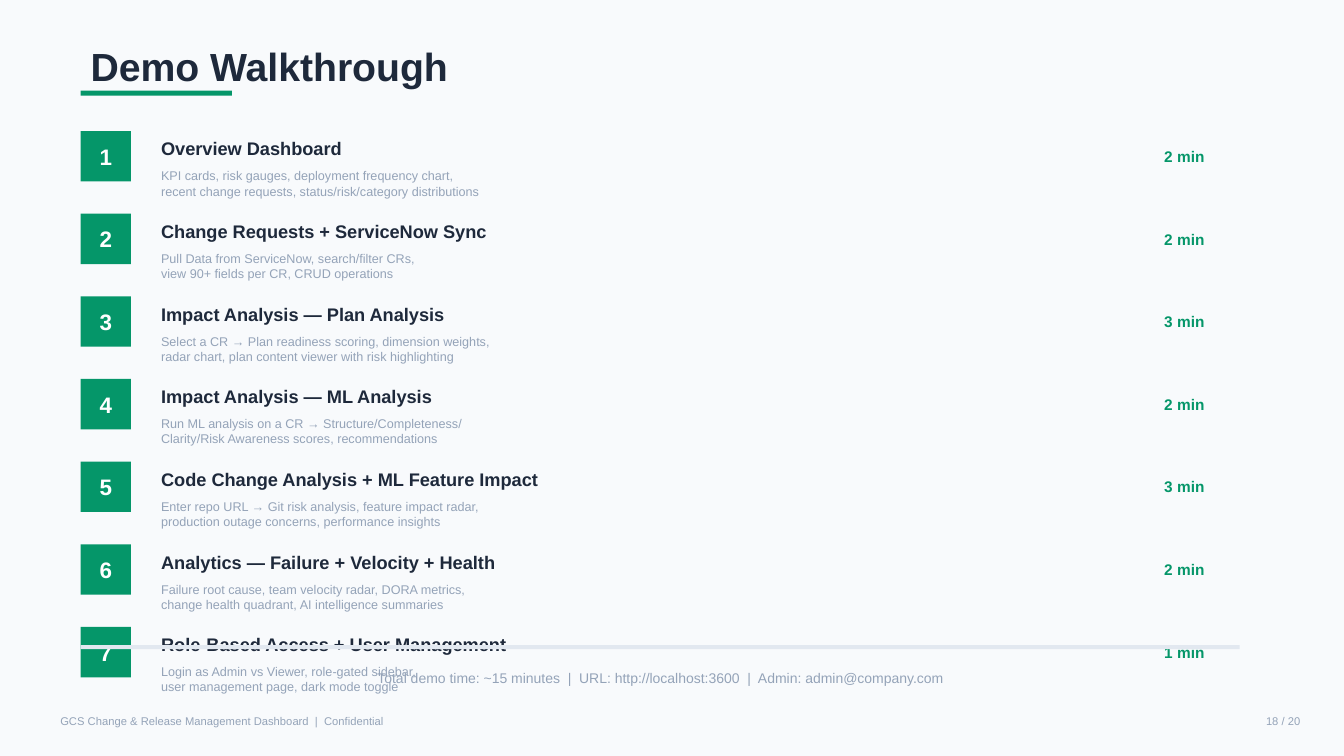
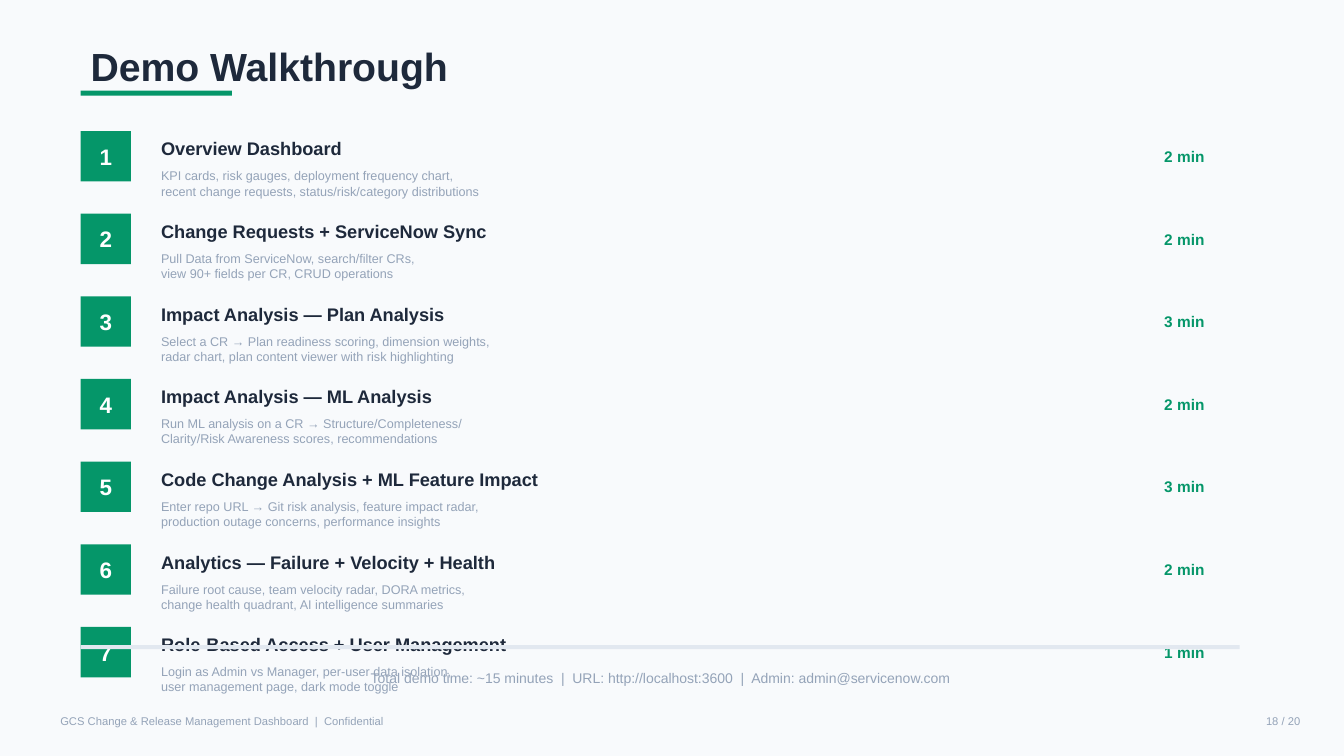
Before and after one commit to jj-shen99/changefabric, a slide deck: slide 18 of docs/GCS_Change_Release_Dashboard.pptx. Drawn at 1344x756 pixels with LibreOffice and Linux fonts; fonts in the diff are those of the drawing. Boxes give left, top, right and bottom in pixels: in the first picture for what was removed or moved away, otherwise in the second. Text is boxed around its words. In the diff, an @@ line names an element or a change of style, - is before the commit and + after.

Commit message:
Add 111 new unit tests (224 total), update PPT to v1.3.0
New test files:
- servicenow.test.ts: 45 tests for sync utilities, URL construction, auth encoding, pagination, error handling
- data.test.ts: 46 tests for static data module (metrics, CRs, releases, trends, consistency)
- hooks.test.ts: 20 tests for useDebounce, useData, useAnalytics, usePermissions, useMediaQuery

Updated:
- generate-ppt.mjs: v1.3.0, April 2026, 2 roles (no viewer), per-user data isolation, 113->224 tests
- GCS_Change_Release_Dashboard.pptx: regenerated with updated content

```diff
--- a/docs/GCS_Change_Release_Dashboard.pptx
+++ b/docs/GCS_Change_Release_Dashboard.pptx
@@ text at bbox=[161, 667, 451, 679]: text changed @@
-Login as Admin vs Viewer, role-gated sidebar,
+Login as Admin vs Manager, per-user data isolation,
@@ text at bbox=[371, 672, 951, 687]: text changed @@
-Total demo time: ~15 minutes | URL: http://localhost:3600 | Admin: admin@company.com
+Total demo time: ~15 minutes | URL: http://localhost:3600 | Admin: admin@servicenow.com
```
Also in this commit, not shown: 16 other slides changed, 4 other files.
